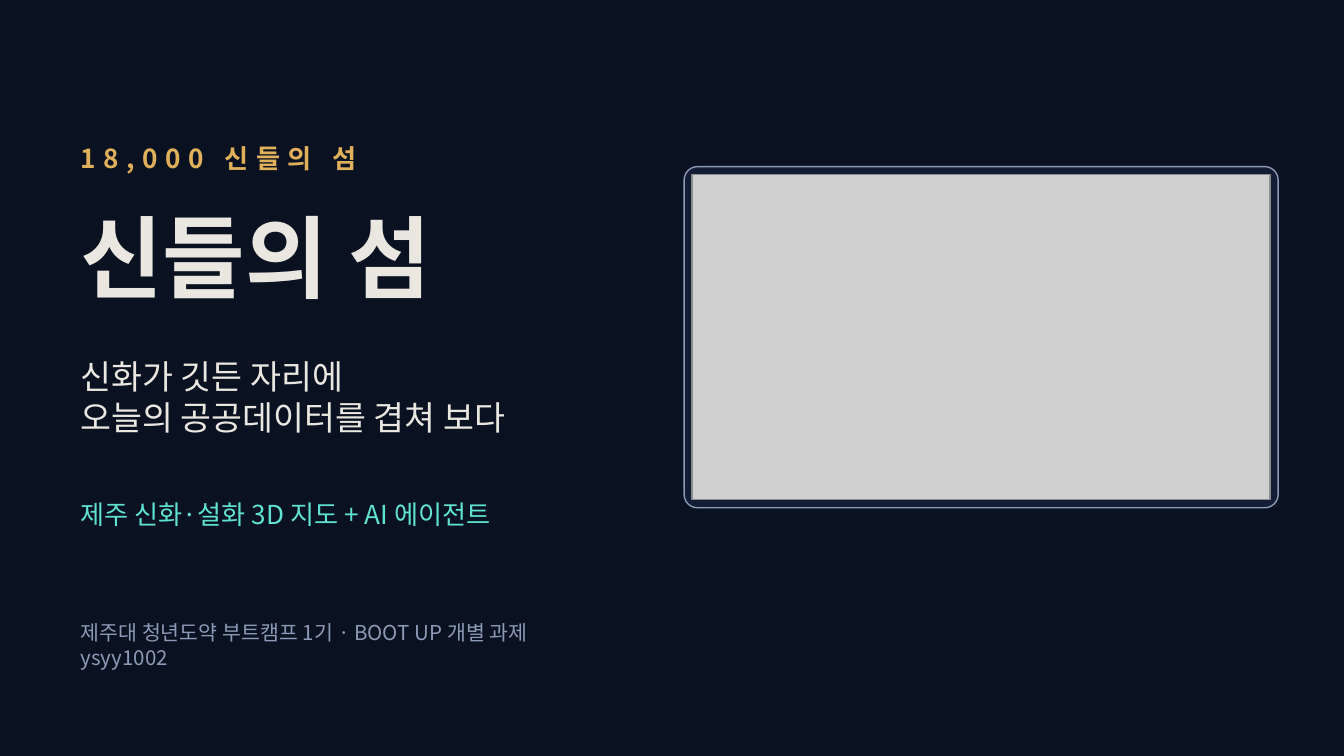
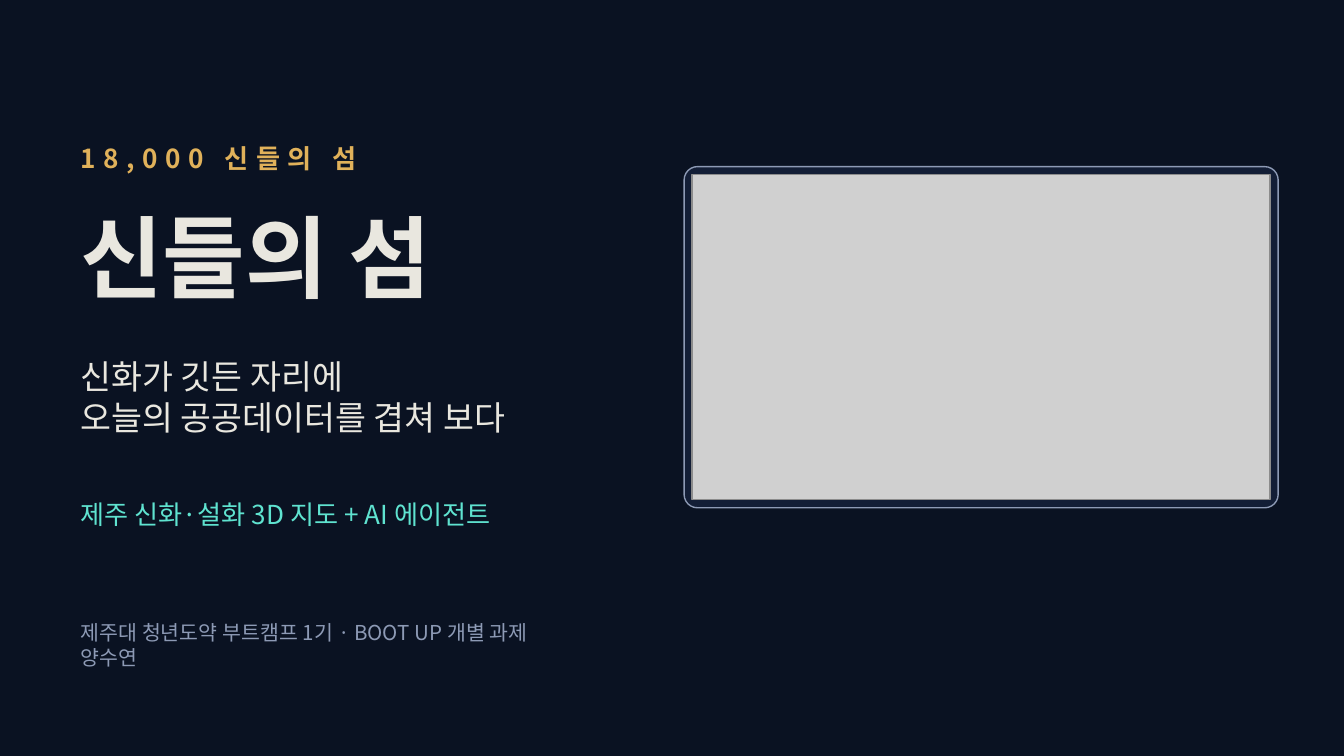
Before and after one commit to ysyy1002/project_day6, a slide deck: slide 1 of docs/shindeul-presentation.pptx. Drawn at 1344x756 pixels with LibreOffice and Linux fonts; fonts in the diff are those of the drawing; grey boxes stand for pictures. Boxes give left, top, right and bottom in pixels: in the first picture for what was removed or moved away, otherwise in the second. Text is boxed around its words. In the diff, an @@ line names an element or a change of style, - is before the commit and + after.

```diff
--- a/docs/shindeul-presentation.pptx
+++ b/docs/shindeul-presentation.pptx
@@ text at [81, 648, 138, 667]: text changed @@
-ysyy1002
+양수연
```
Also in this commit, not shown: 2 other files.
